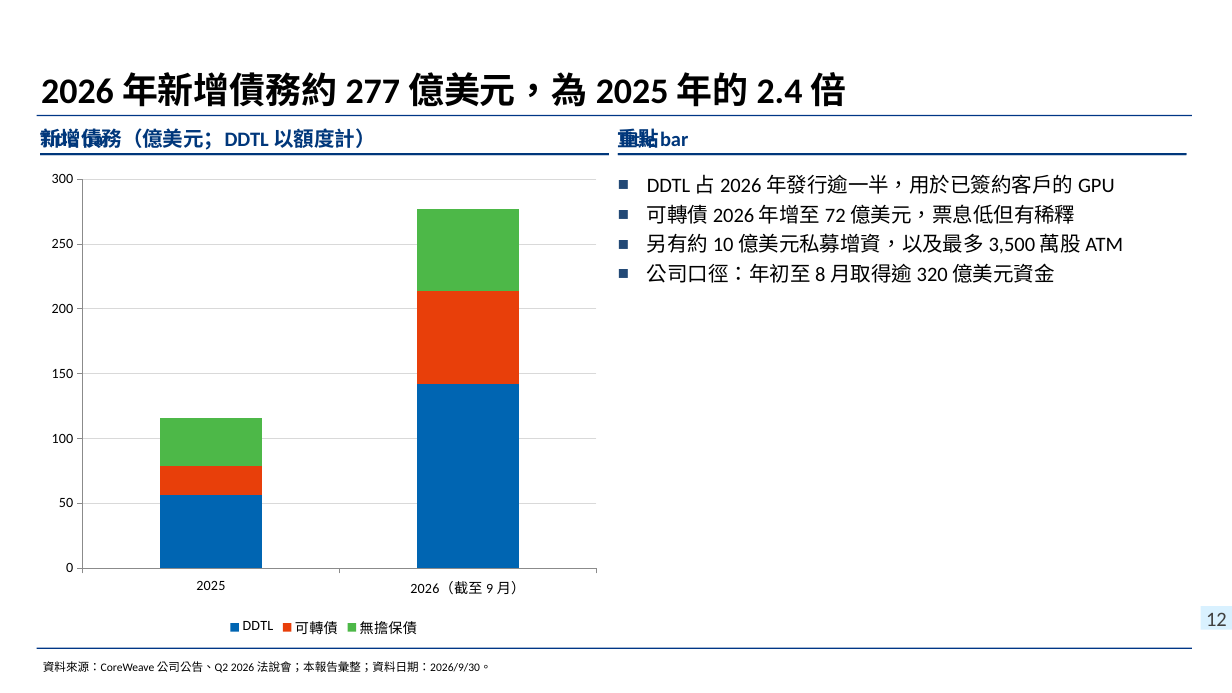
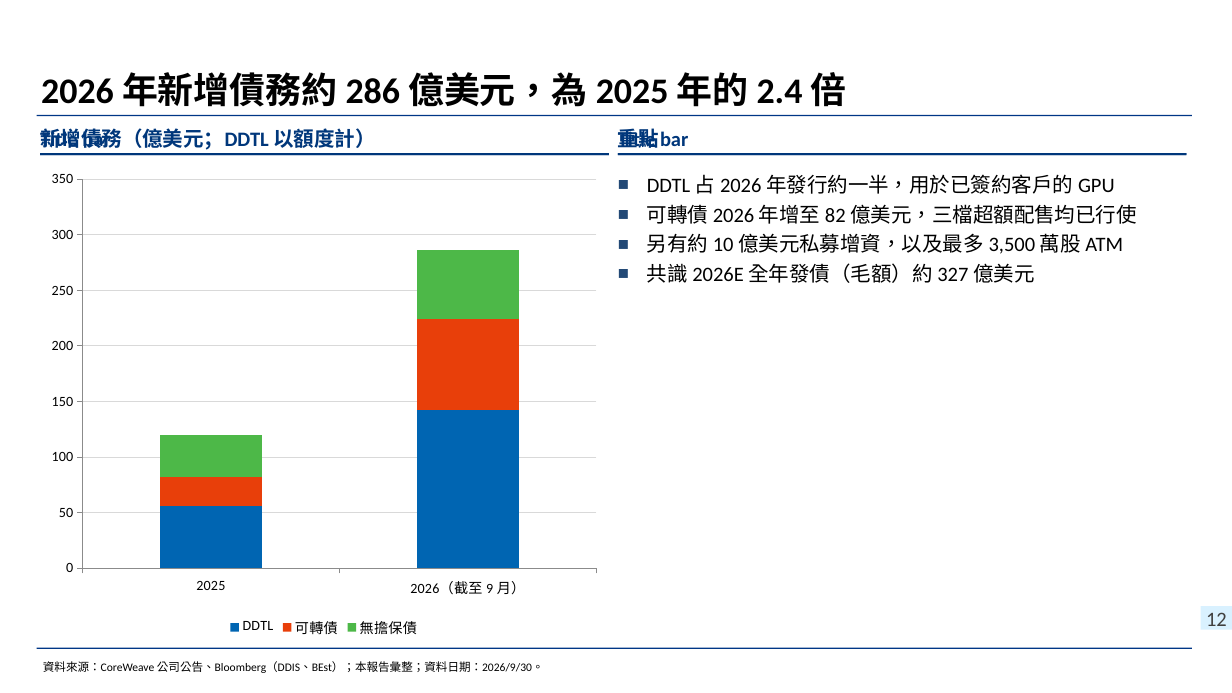
Before and after one commit to wlinoxox/Coreweave-Credit-Risk, a slide deck: slide 12 of deck/CoreWeave信用風險與融資需求_20261016.pptx. Drawn at 1232x693 pixels with LibreOffice and Linux fonts; fonts in the diff are those of the drawing; background and template pictures are left out. Boxes give left, top, right and bottom in pixels: in the first picture for what was removed or moved away, otherwise in the second. Text is boxed around its words. In the diff, an @@ line names an element or a change of style, - is before the commit and + after.

```diff
--- a/deck/CoreWeave信用風險與融資需求_20261016.pptx
+++ b/deck/CoreWeave信用風險與融資需求_20261016.pptx
@@ title at bbox=[41, 72, 847, 107]: text changed @@
-2026 年新增債務約 277 億美元，為 2025 年的 2.4 倍
+2026 年新增債務約 286 億美元，為 2025 年的 2.4 倍
@@ column stacked chart at bbox=[40, 161, 607, 641] @@
@@ 可轉債, 2025: 22 to 26 @@
@@ 可轉債, 2026（截至 9 月）: 72 to 82 @@
@@ 無擔保債, 2026（截至 9 月）: 63 to 62 @@
@@ text at bbox=[647, 174, 1136, 224]: text changed @@
-■ DDTL 占 2026 年發行逾一半，用於已簽約客戶的 GPU
-■ 可轉債 2026 年增至 72 億美元，票息低但有稀釋
+■ DDTL 占 2026 年發行約一半，用於已簽約客戶的 GPU
+■ 可轉債 2026 年增至 82 億美元，三檔超額配售均已行使
@@ text at bbox=[647, 263, 1034, 283]: text changed @@
-■ 公司口徑：年初至 8 月取得逾 320 億美元資金
+■ 共識 2026E 全年發債（毛額）約 327 億美元
@@ text at bbox=[43, 661, 544, 673]: text changed @@
-資料來源：CoreWeave 公司公告、Q2 2026 法說會；本報告彙整；資料日期：2026/9/30。
+資料來源：CoreWeave 公司公告、Bloomberg（DDIS、BEst）；本報告彙整；資料日期：2026/9/30。
```
Also in this commit, not shown: 13 other slides changed, 5 slides added, 3 slides removed, 6 other files.
